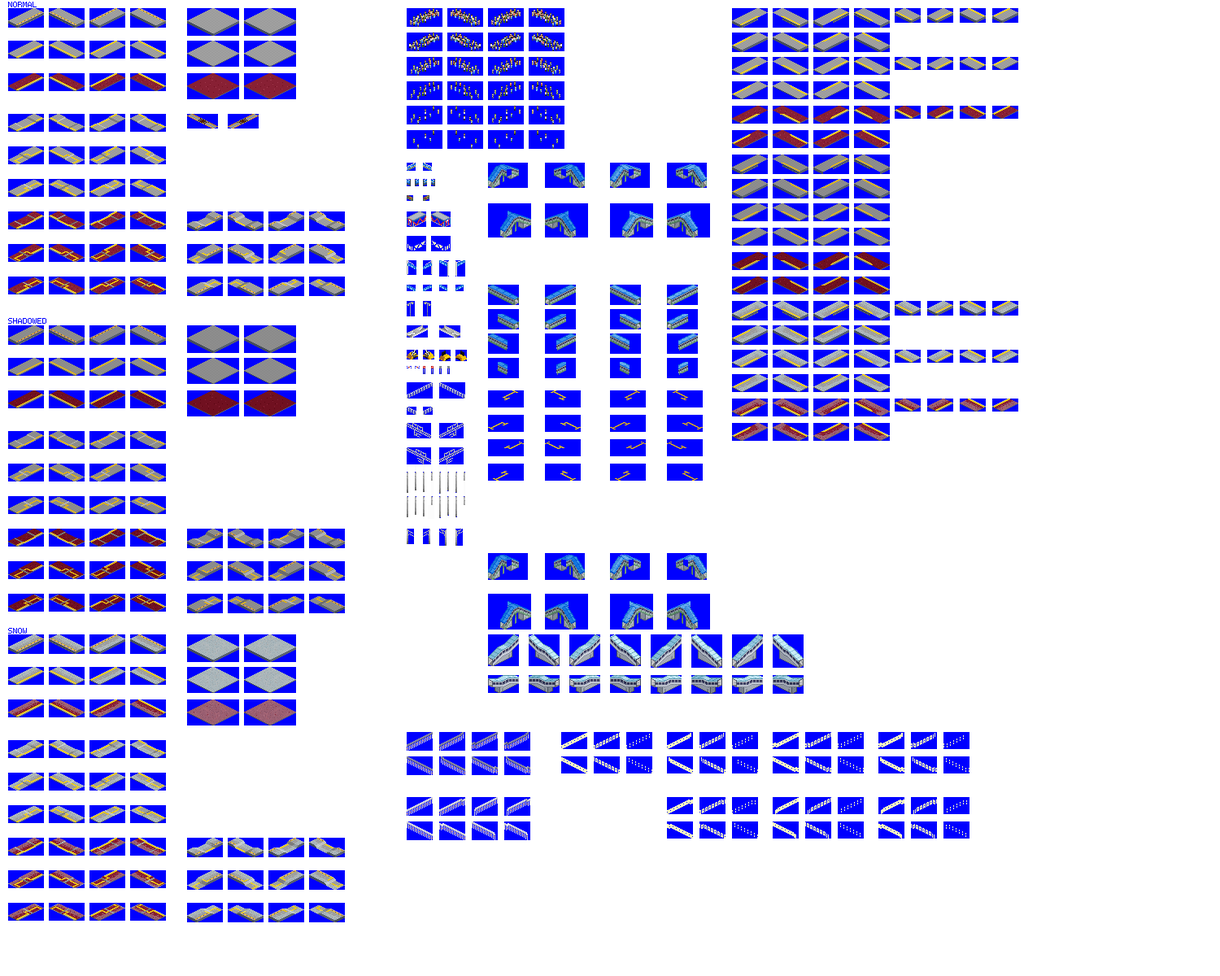
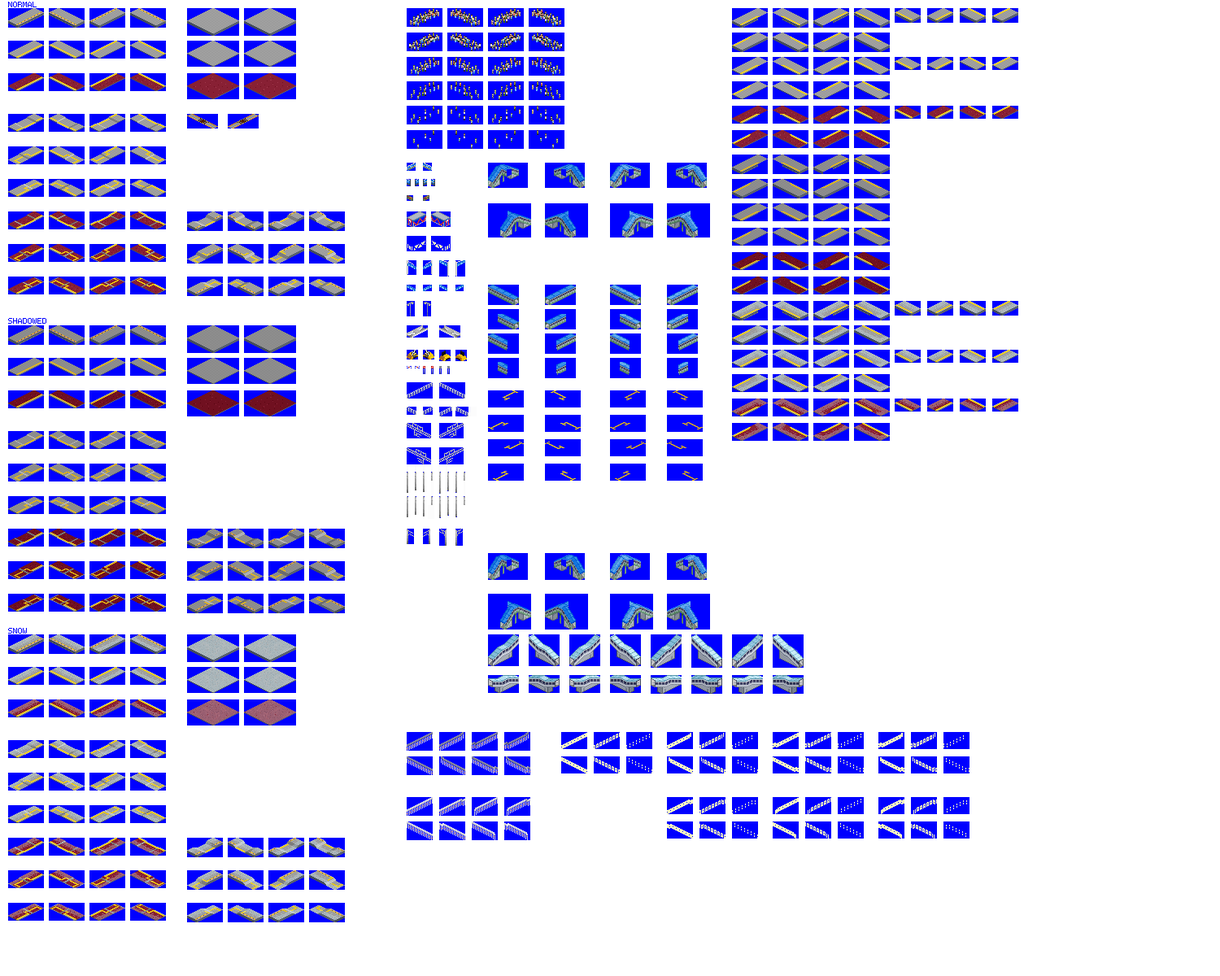
The second 1220px x 976px image is a revision of the first. Changes to its layers:
painted on "platforms" over [439, 406, 469, 417]
painted on "bg" over [439, 406, 477, 417]
